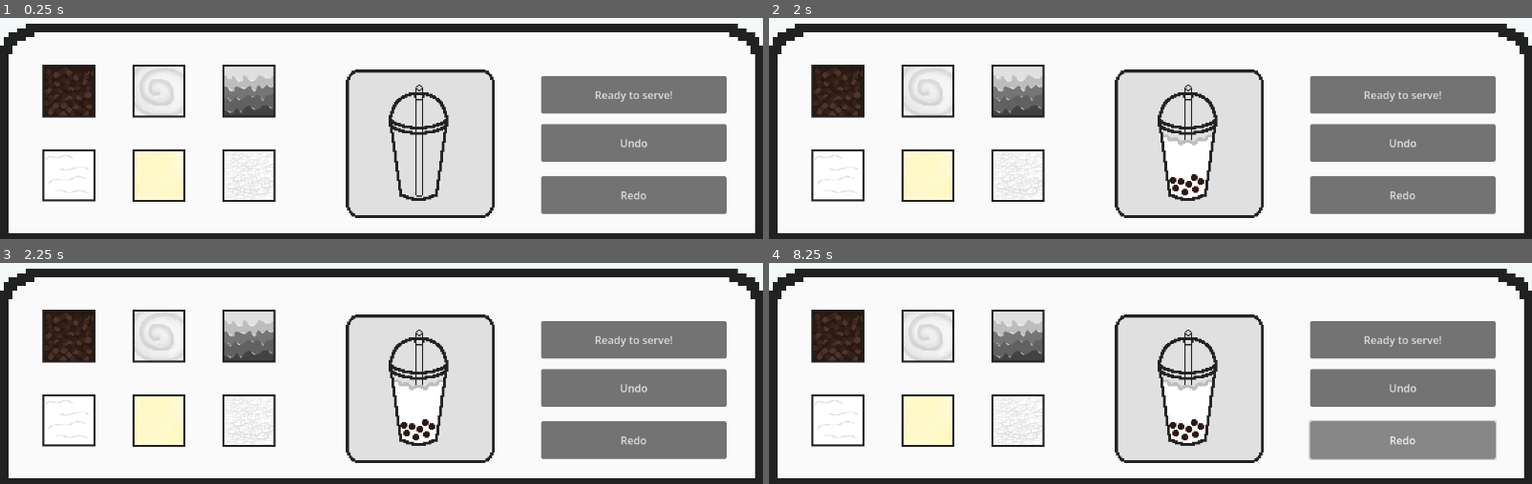
Above: before the commit, frames 1-4 (two rows, left to right).
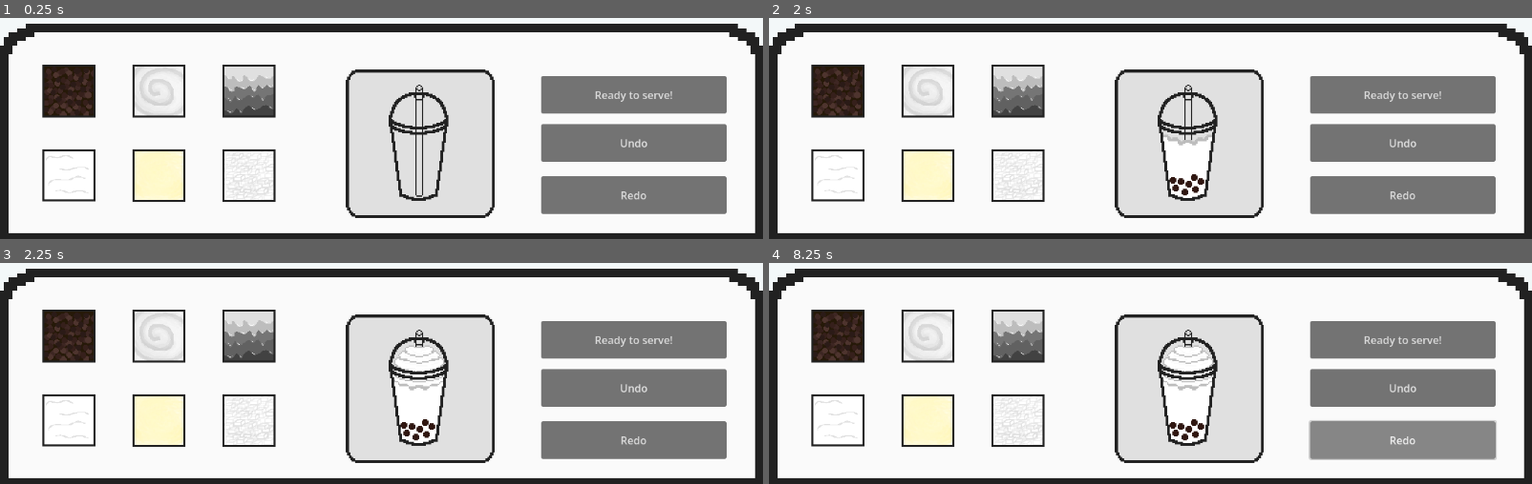
Above: after the commit, the same moments.

Repository: Crystal-153/Drink-Game
Game: Godot game, scene res://main.tscn
Two runs of this game, one before a commit and one after it. Both use one fixed random seed, a clock stepped at 60 frames per second and the inputs below.
Inputs (mouse positions are in pixels of both pictures, inside the frame that each line leads up to):
- Up to frame 1 (0.25 s): no input
- Up to frame 2 (2 s): click (837, 90) at 0.5 s; click (837, 174) at 1.25 s
- Up to frame 3 (2.25 s): click (160, 335) at 2 s
- Up to frame 4 (8.25 s): click "Ready to serve!" at 2.75 s; click "Ready to serve!" at 3.5 s; click (929, 419) at 4.25 s; click (1020, 335) at 5 s; click (1020, 419) at 5.75 s; click "Undo" at 6.5 s; click "Redo" at 7.25 s; tap Enter at 8 s; hold Right from 8.03 s (still down); tap Alt at 8.1 s

Frames 1-2 are identical in both runs. In frame 3, 0.7% of the frame differs, in the area x 51-59%, y 37-57%; in frame 4, 0.7%.

Commit message:
The whipped cream works nowgit add .

Diff:
--- a/drink(main).gd
+++ b/drink(main).gd
@@ -2,12 +2,14 @@
 
 var counterBoba=0
 var counterTea=0
+var counterWhipped=0
+
 # Called when the node enters the scene tree for the first time.
 func _ready() -> void:
 	pass # Replace with function body.
 @onready var boba = $addedBoba
 
-#when player clicks the boba sprite is toggled on and off :DDDD
+#when player clicks the boba sprite is toggled on and off :DDDD (as boba cant change colors)
 func _on_ingredient_boba_add_boba() -> void:
 	if counterBoba==0:
 		boba.visible = true
@@ -15,9 +17,11 @@
 	else:
 		boba.visible = false
 		counterBoba=0
+#the color palaette used C:
 var colors=["ffbcabff", "ffc69eff", "ffe89eff", "e7ff9eff", "9effaeff", "9effefff", "9eddffff", "bdc1ffff", "dcbdffff", "ffbde8ff", "d4aa77ff", "241603ff", "120b06ff"]
+var i=(colors.size()-1)
 @onready var tea = $addedTea
-var i=(colors.size()-1)
+#tis function bacically ggoes through the colors and changes the color of it and when it ends it resets this one in pariticular goes backwards because the more normal tea colors are at the back
 func _on_ingredient_tea_base_add_tea() -> void:
 	if counterTea==0:
 		tea.visible=true
@@ -30,3 +34,11 @@
 		tea.visible=false
 		i=(colors.size()-1)
 		counterTea=0
+@onready var whipped = $addedWhippedCream
+func _on_ingredient_whipped_cream_add_whipped() -> void:
+	if counterWhipped==0:
+		whipped.visible=true
+		counterWhipped+=1
+	else:
+		whipped.visible=false
+		counterWhipped=0
--- /dev/null
+++ b/ingredient_whipped_cream.gd
@@ -0,0 +1,12 @@
+extends TextureButton
+
+
+# Called when the node enters the scene tree for the first time.
+func _ready() -> void:
+	pass # Replace with function body.
+
+signal add_whipped
+
+
+func _on_pressed() -> void:
+	emit_signal("add_whipped")
--- a/main.tscn
+++ b/main.tscn
@@ -7,6 +7,7 @@
 [ext_resource type="Script" uid="uid://bqqqbn55pf6qd" path="res://ingredient_tea_base.gd" id="5_efxa6"]
 [ext_resource type="Texture2D" uid="uid://x0i50he1ows1" path="res://CounterPicturesDrawings/pixil-layer-2.png" id="5_ycdy4"]
 [ext_resource type="Texture2D" uid="uid://c4entan1sw5t4" path="res://CounterPicturesDrawings/pixil-layer-1.png" id="6_w48qg"]
+[ext_resource type="Script" uid="uid://btrp6s8t3y8mh" path="res://ingredient_whipped_cream.gd" id="7_dg77c"]
 [ext_resource type="Texture2D" uid="uid://usbfwphnvdv3" path="res://CounterPicturesDrawings/pixil-layer-5.png" id="7_vivmo"]
 [ext_resource type="Texture2D" uid="uid://hv20qf56sdne" path="res://CounterPicturesDrawings/pixil-layer-0.png" id="8_2cqfq"]
 [ext_resource type="Texture2D" uid="uid://dega7jp5e30tg" path="res://MainDrinkPicturesDrawings/pixil-layer-0.png" id="9_yaehf"]
@@ -60,6 +61,7 @@
 texture_normal = ExtResource("5_ycdy4")
 ignore_texture_size = true
 stretch_mode = 0
+script = ExtResource("7_dg77c")
 
 [node name="ingredientPudding" type="TextureButton" parent="." unique_id=1660094166]
 texture_filter = 1
@@ -128,3 +130,5 @@
 [connection signal="pressed" from="ingredientBoba" to="ingredientBoba" method="_on_pressed"]
 [connection signal="add_tea" from="ingredientTeaBase" to="Node2D" method="_on_ingredient_tea_base_add_tea"]
 [connection signal="pressed" from="ingredientTeaBase" to="ingredientTeaBase" method="_on_pressed"]
+[connection signal="add_whipped" from="ingredientWhippedCream" to="Node2D" method="_on_ingredient_whipped_cream_add_whipped"]
+[connection signal="pressed" from="ingredientWhippedCream" to="ingredientWhippedCream" method="_on_pressed"]
Not shown, added: ingredient_whipped_cream.gd.uid
